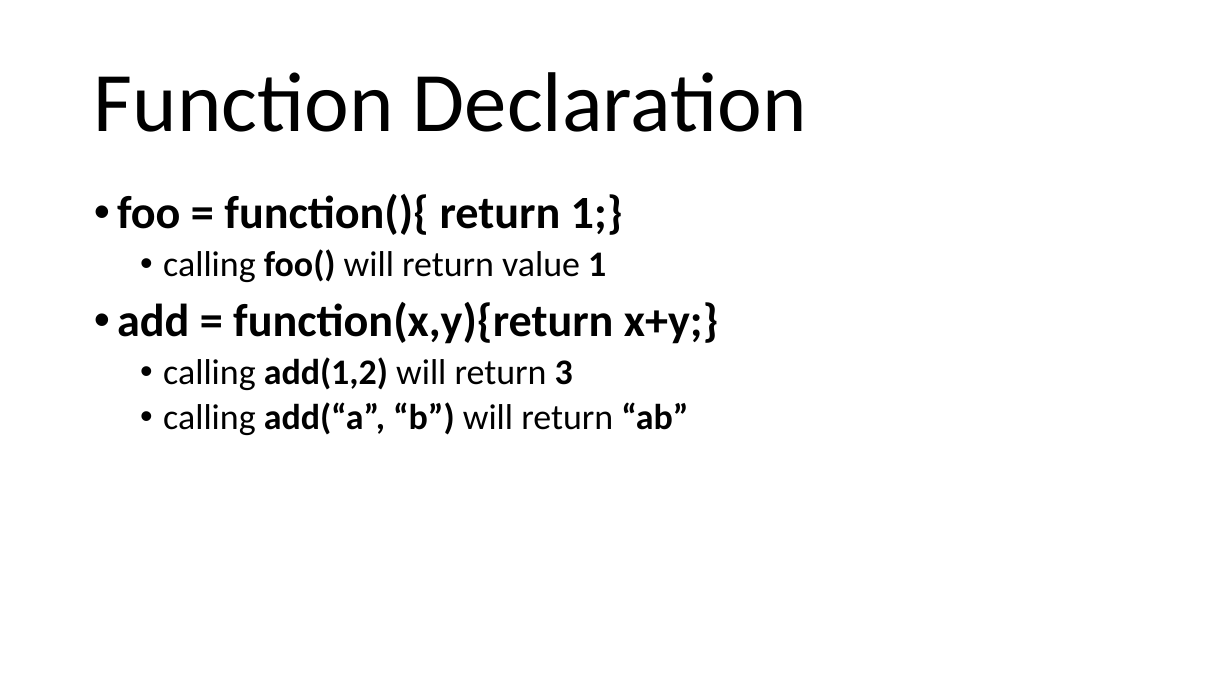
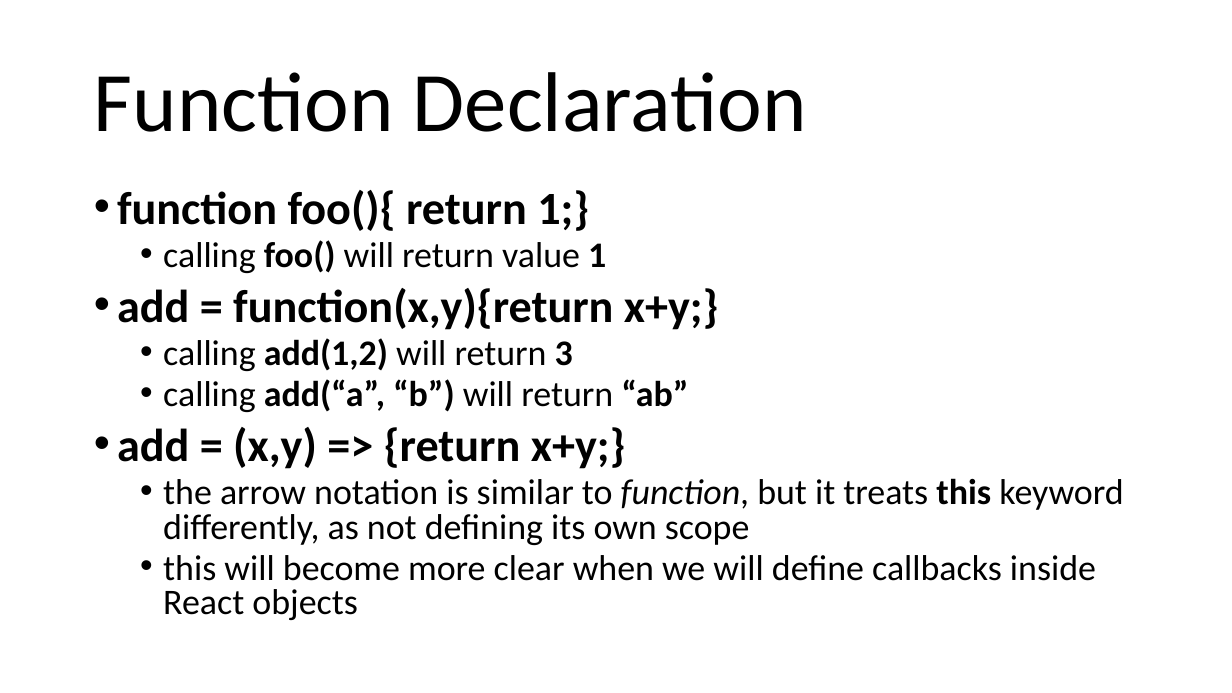
Before and after one commit to arcuri82/web_development_and_api_design, a slide deck: slide 29 of docs/slides/lesson_01.pptx (slide 27 before the commit). Drawn at 1232x693 pixels with LibreOffice and Linux fonts; fonts in the diff are those of the drawing. Boxes give left, top, right and bottom in pixels: in the first picture for what was removed or moved away, otherwise in the second. Text is boxed around its words. In the diff, an @@ line names an element or a change of style, - is before the commit and + after.

```diff
--- a/docs/slides/lesson_01.pptx
+++ b/docs/slides/lesson_01.pptx
@@ text at [117,190,589,231]: text changed @@
-• foo = function(){ return 1;}
+• function foo(){ return 1;}
@@ text at [117,240,719,412]: line spacing 0.9 to 0.8 @@
@@ text at [117,427,1123,620]: paragraphs added @@
+• add = (x,y) => {return x+y;}
+  • the arrow notation is similar to function, but it treats this keyword differently, as not defining its own scope
+  • this will become more clear when we will define callbacks inside React objects
```
Also in this commit, not shown: 6 other slides changed, 2 slides added, 1 other file.
